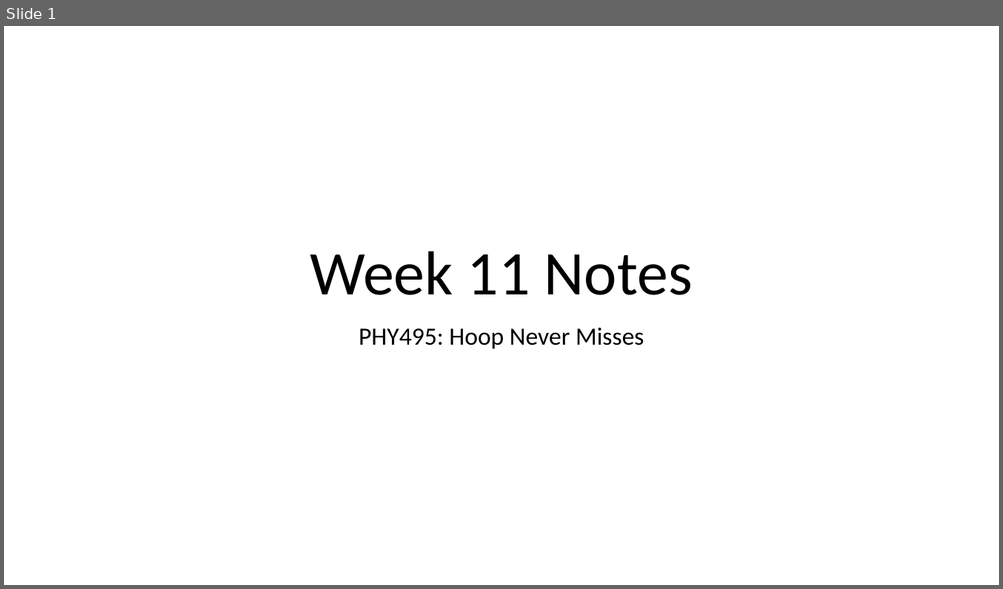
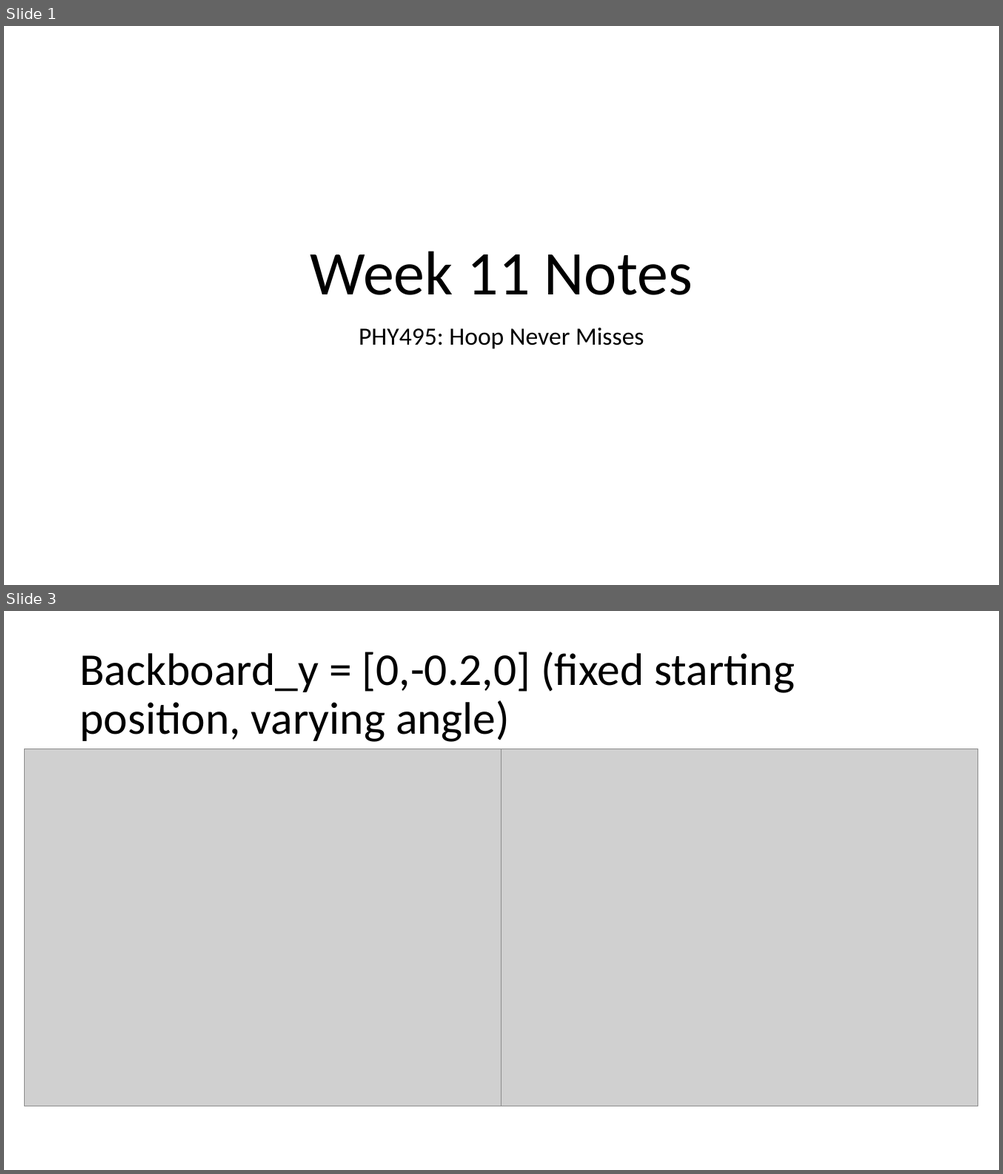
Before and after one commit to cawelch/hoop-never-misses, a slide deck: Weekly Presentations/Week 11.pptx. Shown one above the other, each under a label of ours: slide 1 before the commit, slides 1 and 3 after it; the slides between them are not shown. The pictures are 1003x589 and 1003x1174 pixels, drawn with LibreOffice and Linux fonts; fonts in the diff are those of the drawing; grey boxes stand for pictures. Boxes give left, top, right and bottom in pixels: in the first picture for what was removed or moved away, otherwise in the second. Text is boxed around its words. In the diff, an @@ line names an element or a change of style, - is before the commit and + after.

```diff
--- a/Weekly Presentations/Week 11.pptx
+++ b/Weekly Presentations/Week 11.pptx
@@ slide 3 added at [4, 611, 999, 1170], background #FFFFFF @@
@@ title added at [79, 652, 794, 742], 44 pt, text #000000 @@
+Backboard_y = [0,-0.2,0] (fixed starting position, varying angle)
@@ picture added at [25, 749, 502, 1106] @@
@@ picture added at [502, 749, 979, 1106] @@
```
Also in this commit, not shown: 4 slides changed, 1 other slide added, 25 other files.
